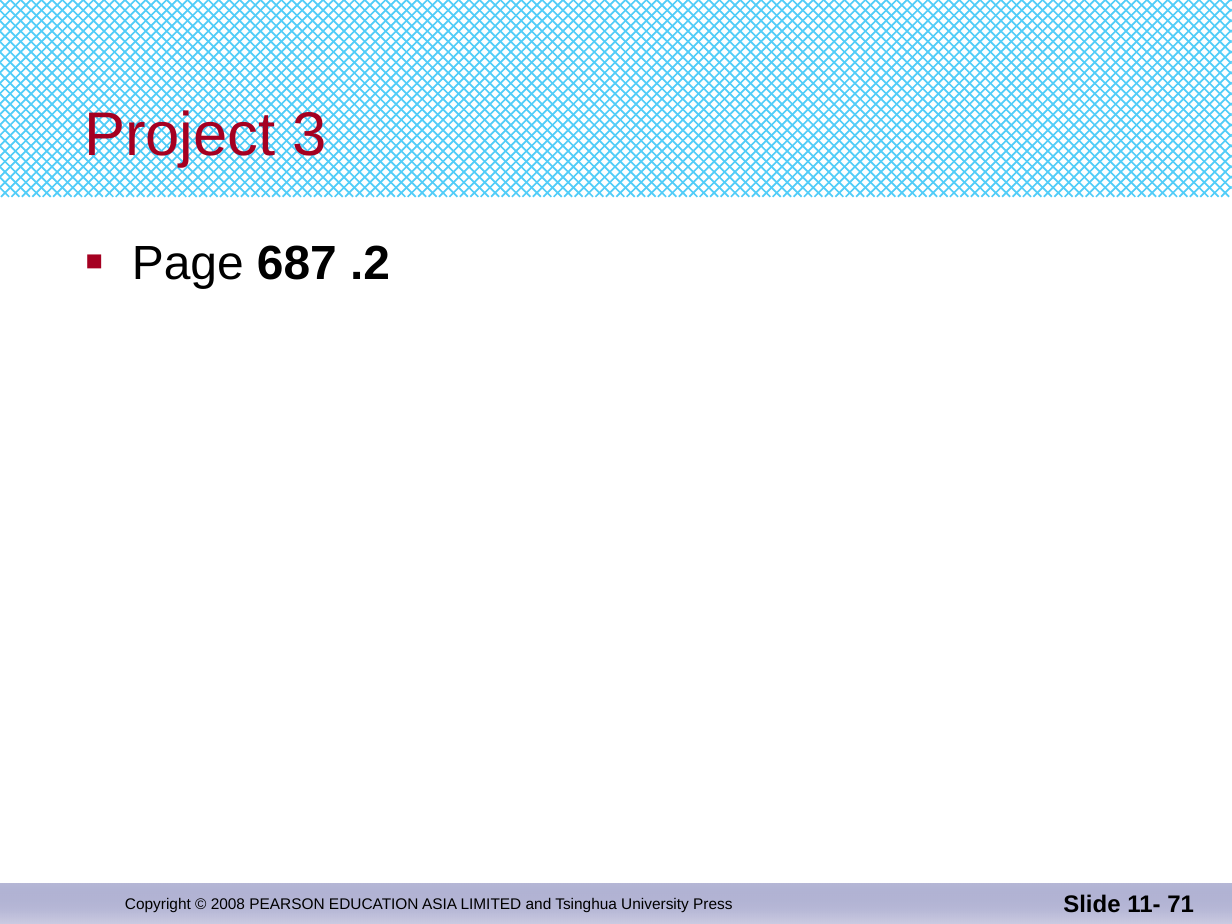
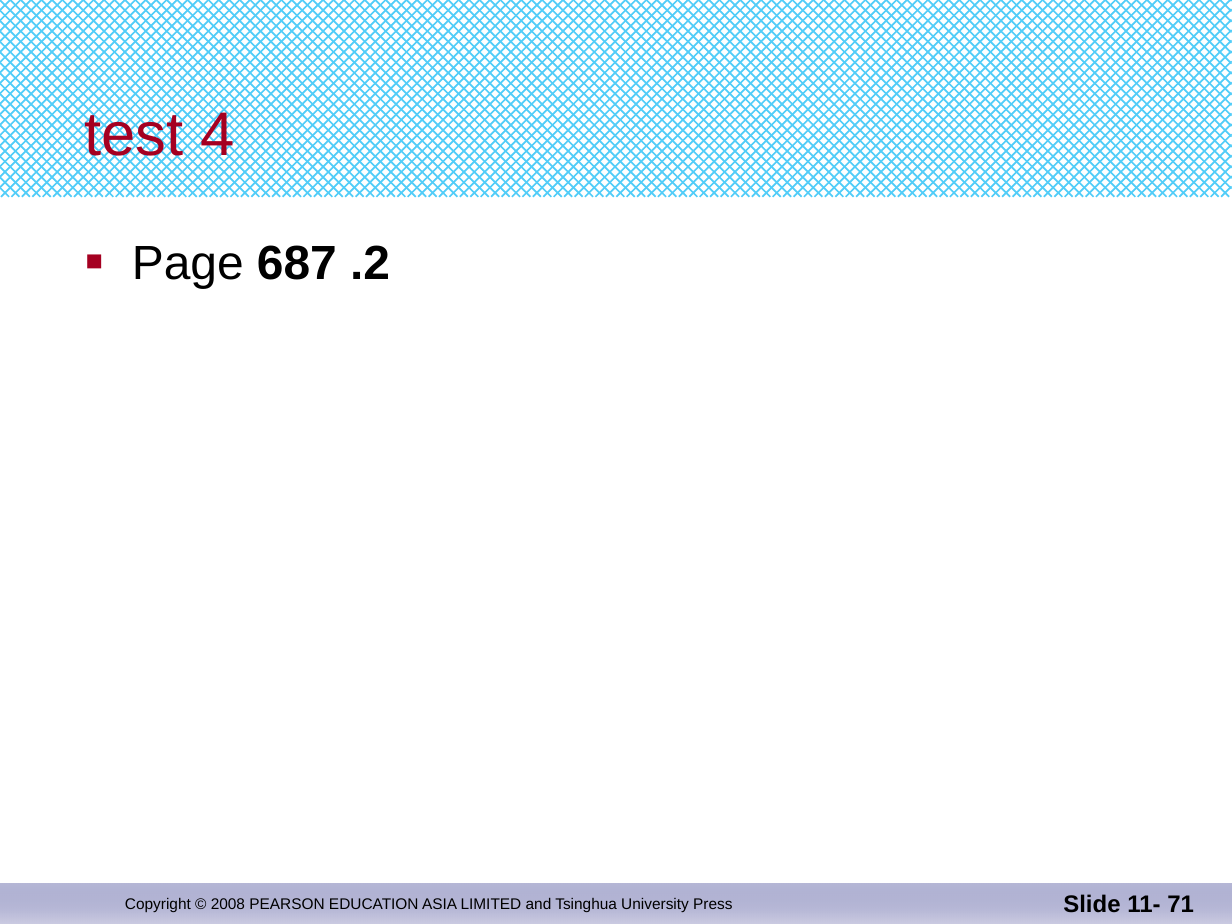
Before and after one commit to djuanbei/CPLUSPLUS, a slide deck: slide 71 of ppt/chapter 11.pptx. Drawn at 1232x924 pixels with LibreOffice and Linux fonts; fonts in the diff are those of the drawing. Boxes give left, top, right and bottom in pixels: in the first picture for what was removed or moved away, otherwise in the second. Text is boxed around its words. In the diff, an @@ line names an element or a change of style, - is before the commit and + after.

```diff
--- a/ppt/chapter 11.pptx
+++ b/ppt/chapter 11.pptx
@@ title at bbox=[84, 106, 234, 167]: text changed @@
-Project 3
+test 4
```
Also in this commit, not shown: 1 other file.
